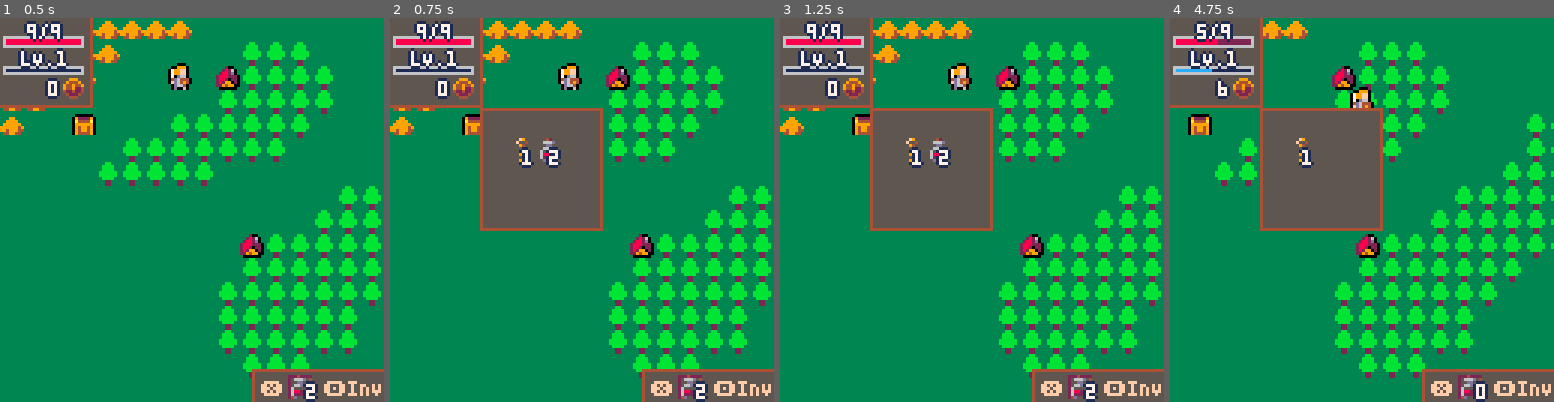
Above: before the commit, frames 1-4 (left to right).
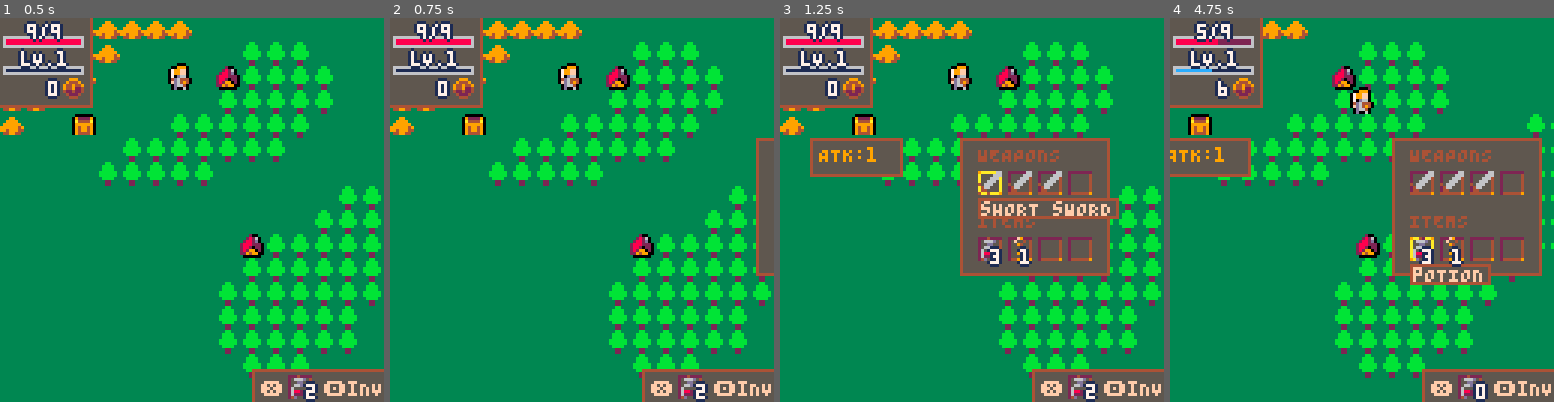
Above: after the commit, the same moments.

Repository: aureliendossantos/tinytale-pico-8
Game: PICO-8 cartridge tinytale.p8
Two runs of this game, one before a commit and one after it. Both use one fixed random seed, a clock stepped at 60 frames per second and the inputs below.
Inputs:
- Up to frame 1 (0.5 s): tap X (X key) at 0.33 s
- Up to frame 2 (0.75 s): tap O (Z key) at 0.7 s
- Up to frame 3 (1.25 s): tap X (X key) at 1.07 s
- Up to frame 4 (4.75 s): hold Right 1.6-2.1 s; tap O (Z key) every 0.4 s from 1.7 to 4.5 s; tap X (X key) at 1.85, 2.97, 4.08 s; hold Up 2.15-2.42 s; hold Right 2.47-3.03 s; hold Left 3.08-3.58 s; hold Down 3.63-3.97 s; hold Right 4.02-4.68 s; hold Up from 4.73 s (still down)

Frame 1 is identical in both runs. In frame 2, 12% of the frame differs, in the area x 23-100%, y 23-68%; in frame 3, 22%; in frame 4, 27%, in the area x 0-97%, y 23-70%.

Commit message:
inventory progress

Diff:
--- a/database.lua
+++ b/database.lua
@@ -23,7 +23,7 @@
 function calc_exp_curve()
     return 100 * p.level
 end
-function calc_damage_curve()
+function calc_atk_curve()
     return 1 * p.level
 end
 
@@ -48,7 +48,6 @@
         name = "pOTION",
         posessed = 3,
         spr = 32,
-        type = "consumable",
         effect = function() heal(5) end
     },
     key = {
@@ -57,6 +56,28 @@
         spr = 33
     }
 }
+
+items_inv = {
+    {"potion", 3},
+    {"key", 1}
+}
+
+weapons = {
+    {
+        name = "sHORT sWORD",
+        atk = 1,
+        posessed = 1,
+        spr = 48
+    },
+    {
+        name = "lONGSWORD",
+        atk = 3,
+        posessed = 1,
+        spr = 48
+    }
+}
+
+weapons_inv = {1, 2, 1}
 
 enemies = {
     {
--- a/hud.lua
+++ b/hud.lua
@@ -116,7 +116,6 @@
 
 function toggle_log()
     log_opened = not log_opened
-    inventory_opened = false
 end
 
 function update_log()
--- a/inventory.lua
+++ b/inventory.lua
@@ -1,32 +1,64 @@
 function init_inventory()
-    inv_x, inv_y = 128, 30
-    inventory_opened = false
+    inv_anim = 70
+    inv_index_x, inv_index_y = 1, 1
 end
 
 function open_inventory()
     log_opened = false
     _upd = update_inventory
-    inv_x = 30
 end
 
 function close_inventory()
     _upd = update_map
-    inv_x = 128
+    inv_anim = 70
 end
 
 function update_inventory()
+    inv_anim = max(inv_anim - 4, 0)
+    inv_index_x = update_index_left_and_right(inv_index_x, 4)
+    inv_index_y = update_index_up_and_down(inv_index_y, 2)
     --change of scene:
     if (btnp_o) close_inventory()
 end
 
 function draw_inventory()
-    local x, y, w, h = inv_x, inv_y, 40, 40
-    window(x, y, x+w, y+h)
-    for id, item in pairs(items) do
-        if item.posessed > 0 then
-            spr(item.spr, x+10, y+10)
-            print_shaded(item.posessed, x+14, y+14)
-            x += 9
+    local x, y = 10 - inv_anim, 40
+    window(x, y, x+30, y+12)
+    print("ATK:"..p.damage, x+3, y+3, 9)
+    local x, y = 60 + inv_anim, 40
+    window(x, y, x+49, y+45)
+    x += 6
+    y += 3
+    print("WEAPONS", x, y, 4)
+    y += 8
+    for i = 1, 4 do
+        spr((inv_index_x == i and inv_index_y == 1) and 36 or 35, x + i*10 - 10, y)
+    end
+    local x2 = x
+    for i = 1, #weapons_inv do
+        local item = weapons[weapons_inv[i]]
+        spr(item.spr, x2, y)
+        if inv_index_x == i and inv_index_y == 1 then
+            window(x2, y+9, x2+2+#item.name*4, y+15)
+            print(item.name, x2+1, y+10, 15)
         end
+        x2 += 10
+    end
+    y += 14
+    print("ITEMS", x, y, 4)
+    y += 8
+    for i = 1, 4 do
+        spr((inv_index_x == i and inv_index_y == 2) and 36 or 35, x + i*10 - 10, y)
+    end
+    x2 = x
+    for i = 1, #items_inv do
+        local item, amount = items[items_inv[i][1]], items_inv[i][2]
+        spr(item.spr, x2, y)
+        print_shaded(amount, x2+4, y+4)
+        if inv_index_x == i and inv_index_y == 2 then
+            window(x2, y+9, x2+2+#item.name*4, y+15)
+            print(item.name, x2+1, y+10, 15)
+        end
+        x2 += 10
     end
 end
--- a/player.lua
+++ b/player.lua
@@ -2,7 +2,7 @@
     local hp = calc_hp_curve()
     p.hp, p.hp_max = hp, hp
     p.exp, p.exp_max = 0, calc_exp_curve()
-    p.damage = calc_damage_curve()
+    p.damage = calc_atk_curve()
 end
 
 function update_player_stats()
@@ -13,7 +13,7 @@
         p.exp_max = calc_exp_curve()
         p.hp_max = calc_hp_curve()
         p.hp = p.hp_max
-        p.damage = calc_damage_curve()
+        p.damage = calc_atk_curve()
     end
     p.hp = mid(0, p.hp, p.hp_max)
 end
--- a/tinytale.p8
+++ b/tinytale.p8
@@ -34,14 +34,14 @@
 0fd6494000cccc000013310000000000000000000000000000000000000000000000000000000000000000000000000000000000000000000000000000000000
 00d664000cccccc00133331000000000000000000000000000000000000000000000000000000000000000000000000000000000000000000000000000000000
 00d00600000000000131113100000000000000000000000000000000000000000000000000000000000000000000000000000000000000000000000000000000
-00042000000f90000099900022222222000000000000000000000000000000000000000000000000000000000000000000000000000000000000000000000000
-00666d0000f004000944490025555554000000000000000000000000000000000000000000000000000000000000000000000000000000000000000000000000
-000dd000000940009449449025555554000000000000000000000000000000000000000000000000000000000000000000000000000000000000000000000000
-0066dd00000090009449224025555554000000000000000000000000000000000000000000000000000000000000000000000000000000000000000000000000
-060000d0000090004224224025555554000000000000000000000000000000000000000000000000000000000000000000000000000000000000000000000000
-068822d0000940000422240025555554000000000000000000000000000000000000000000000000000000000000000000000000000000000000000000000000
-06222250000090000044400025555554000000000000000000000000000000000000000000000000000000000000000000000000000000000000000000000000
-00d55500000940000000000024444449000000000000000000000000000000000000000000000000000000000000000000000000000000000000000000000000
+00042000000f900000999000222222229aaaaaa90000000000000000000000000000000000000000000000000000000000000000000000000000000000000000
+00666d0000f004000944490025555554a555555a0000000000000000000000000000000000000000000000000000000000000000000000000000000000000000
+000dd000000940009449449025555554a555555a0000000000000000000000000000000000000000000000000000000000000000000000000000000000000000
+0066dd00000090009449224025555554a555555a0000000000000000000000000000000000000000000000000000000000000000000000000000000000000000
+060000d0000090004224224025555554a555555a0000000000000000000000000000000000000000000000000000000000000000000000000000000000000000
+068822d0000940000422240025555554a555555a0000000000000000000000000000000000000000000000000000000000000000000000000000000000000000
+06222250000090000044400025555554a555555a0000000000000000000000000000000000000000000000000000000000000000000000000000000000000000
+00d555000009400000000000244444499aaaaaa90000000000000000000000000000000000000000000000000000000000000000000000000000000000000000
 00000066000777770000777000000000000000000000000000000000000000000000000000000000000000000000000000000000000000000000000000000000
 00000666000777700007777000000000000000000000000000000000000000000000000000000000000000000000000000000000000000000000000000000000
 00006660007770000077700000000000000000000000000000000000000000000000000000000000000000000000000000000000000000000000000000000000
--- a/tools.lua
+++ b/tools.lua
@@ -24,6 +24,30 @@
 function draw_cursor(x, y)
     x = x + flr(sin(time()) + 0.5)
     spr(14, x, y)
+end
+
+function update_index_up_and_down(index, max)
+    if btnp_up then
+        index -= 1
+    end
+    if btnp_down then
+        index += 1
+    end
+    if (index < 1) index = max
+    if (index > max) index = 1
+    return index
+end
+
+function update_index_left_and_right(index, max)
+    if btnp_left then
+        index -= 1
+    end
+    if btnp_right then
+        index += 1
+    end
+    if (index < 1) index = max
+    if (index > max) index = 1
+    return index
 end
 
 function print_shaded(text, x, y)
--- a/towns.lua
+++ b/towns.lua
@@ -12,7 +12,7 @@
 end
 
 function update_town()
-    update_index_up_and_down()
+    index = update_index_up_and_down(index, #choices)
     if btnp_x then
         if choices[index].price and p.gold >= choices[index].price then
             choices[index].action()
@@ -41,7 +41,7 @@
 end
 
 function update_shop()
-    update_index_up_and_down()
+    index = update_index_up_and_down(index, #choices)
     if btnp_x then
         local choice = choices[index]
         if p.gold >= choice.price then
@@ -54,17 +54,6 @@
     end
     update_hud()
     update_player_stats()
-end
-
-function update_index_up_and_down()
-    if btnp_up then
-        index -= 1
-    end
-    if btnp_down then
-        index += 1
-    end
-    if (index < 1) index = #choices
-    if (index > #choices) index = 1
 end
 
 function draw_town()
